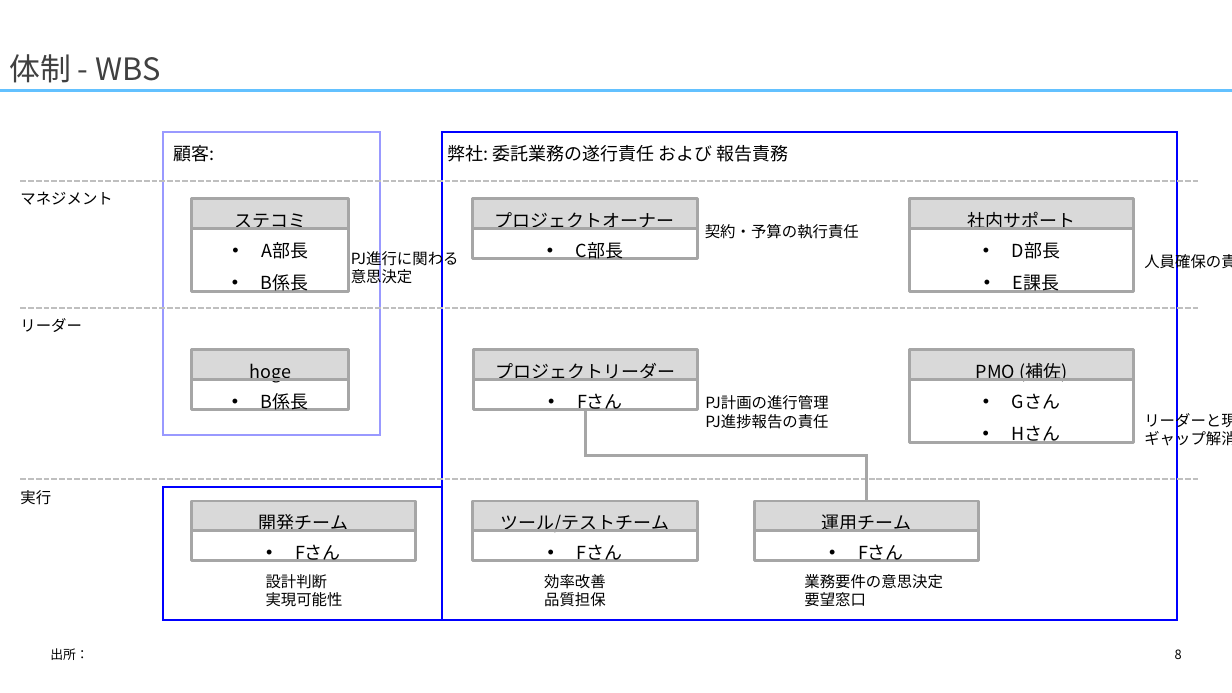
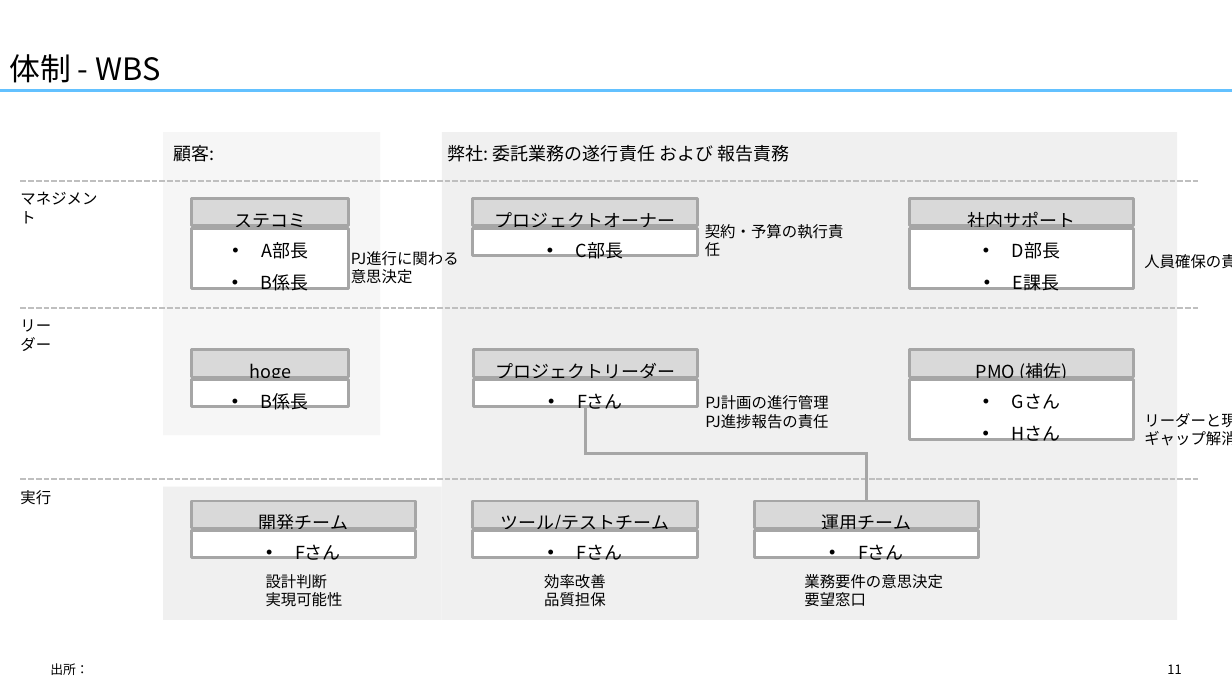
Before and after one commit to yuzucha16/dotfiles, a slide deck: slide 11 of office/Blank.potx (slide 8 before the commit). Drawn at 1232x693 pixels with LibreOffice and Linux fonts; fonts in the diff are those of the drawing. Boxes give left, top, right and bottom in pixels: in the first picture for what was removed or moved away, otherwise in the second. Text is boxed around its words. In the diff, an @@ line names an element or a change of style, - is before the commit and + after.

```diff
--- a/office/Blank.potx
+++ b/office/Blank.potx
@@ title "体制 - WBS" at (9,54,160,83): text colour #404040 to #000000 @@
@@ rectangle at (163,132,380,435): fill #FFFFFF at 23% opacity to #D9D9D9 at 23% opacity; outline #9999FF 1.5 pt to none @@
@@ rectangle at (442,132,1177,620): fill #FFFFFF at 23% opacity to #BFBFBF at 23% opacity; outline #0000FF 1.5 pt to none @@
@@ text "マネジメント" rewrapped from (20,191,112,205) to (20,191,97,224) @@
@@ text "契約・予算の執行責任" rewrapped from (705,224,859,239) to (705,224,844,239) @@
@@ text "PJ進行に関わる" rewrapped from (351,248,459,287) to (351,251,459,283) @@
@@ text "リーダー" rewrapped from (20,318,82,332) to (20,319,51,351) @@
@@ fill none to #FFFFFF in 9 elements at (909,380,1134,440), (909,228,1134,288), (473,228,698,255), (191,531,416,558), (754,531,979,558), (473,380,698,407), (473,531,698,558), (191,228,348,288), (191,380,348,407) @@
@@ elbow line (586, 407) - (867, 501): route changed @@
@@ rectangle at (163,487,442,620): fill #FFFFFF at 23% opacity to #BFBFBF at 23% opacity; outline #0000FF 1.5 pt to none @@
@@ text "出所：": place and size @@
-text "出所：" at (50,648,88,660)
+text "出所：" at (50,663,88,675)
@@ page number at (1167,664,1181,674): text changed @@
-8
+11
```
Also in this commit, not shown: 24 other slides changed, 4 slides added.
